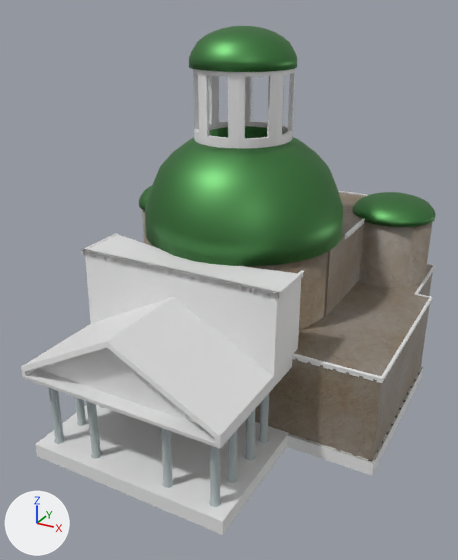
One commit to the Blender file FinalLevel/Assets/TempleFinal/RuinsTempleTextured.blend: the scene before it, then after it.
Both versions are drawn from a camera (50 mm lens) standing at (46.5, -92.5, 56.1) and looking at (-1.1, -6.1, 12.9). The lights are fixed; the arrows at lower left show +X, +Y and +Z.

The first picture shows 'Column.001', 'Column.002', 'Column.007', 'Floors One and Two.002', 'FrontStep', 'Ground-Base', 'LargeDome', 'Pediment', 'SmallDomeRight', 'TopSmallDome', 'TopWindowedSection', 'Trim', 'Trim.001', 'Trim.002'.
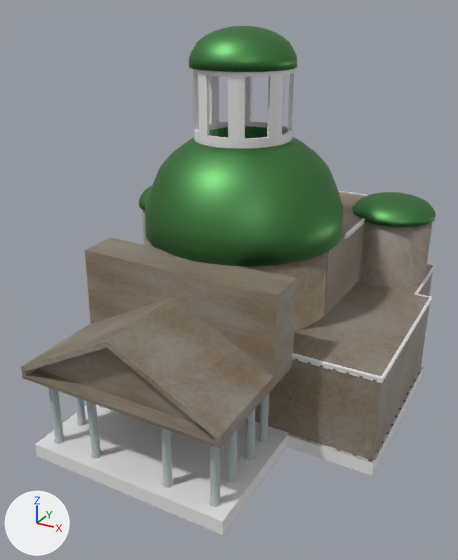
Edits to the bpy script that builds the scene:
```text
Change me_cube_006:
    used by ob_pediment; location = (-5.8, -25.3, 5.6); scale = (20.2, 11.1, 1.0)
    before: 18 (-0.7, 1.2, 14.1) at pixel (117, 234), 19 (-0.7, 1.2, -1.0), 22 (1.0, 1.2, 13.8) at pixel (301, 274), 23 (1.0, 1.2, -1.0)
    remove me_cube_006.from_pydata(...)  # 36 vertices, 34 faces; spans x -0.7..1.0, y -1.0..1.2, z -1.0..14.1
    add me_cube_006.from_pydata(...)  # 36 vertices, 34 faces; spans x -0.7..1.0, y -1.0..1.1, z -1.0..14.1
    me_cube_006 part 1
    add for i in [18, 19, 22, 23]: me_cube_006.vertices[i].co += Vector((0.0, -0.2, 0.0))
    me_cube_006.vertices[20].co: (0.2, 0.9, -1.0) -> (0.2, 1.0, -1.0)
    me_cube_006.vertices[21].co: (0.2, 0.9, 13.8) -> (0.2, 1.0, 13.8)
    me_cube_006 part 2: texture (UV) coordinates of 34 of 34 faces, centred in x -0.7..1.0, y -1.0..1.1, z -1.0..14.0, changed; they spanned u 0.12..0.88, v 0.0..1.0 and now span u -3.67..4.43, v -0.78..1.78
    add me_cube_006.materials.append(mat_creammarble)  # picture img_creammarble_albedo_png
Remove ob_trim:
    ob_trim = bpy.data.objects.new('Trim', me_cube_013)
    ob_trim.location = (-19.7, -12.8, 19.2)
    ob_trim.scale = (0.167, 1.09, 0.525)
    _m = ob_trim.modifiers.new('Array', 'ARRAY')
    _m.count = 4
    _m.relative_offset_displace = (0.0, -1.0, 0.0)
Remove ob_trim_001:
    ob_trim_001 = bpy.data.objects.new('Trim.001', me_cube_015)
    ob_trim_001.location = (-18.9, -20.4, 19.2)
    ob_trim_001.rotation_euler = (0.0, 0.0, 1.571)  # degrees (0, 0, 90)
    ob_trim_001.scale = (0.167, 1.02, 0.525)
    _m = ob_trim_001.modifiers.new('Array', 'ARRAY')
    _m.count = 17
    _m.relative_offset_displace = (0.0, -1.0, 0.0)
Remove ob_trim_002:
    ob_trim_002 = bpy.data.objects.new('Trim.002', me_cube_017)
    ob_trim_002.location = (14.4, -19.3, 19.2)
    ob_trim_002.rotation_euler = (0.0, 0.0, 3.142)  # degrees (0, 0, 180)
    ob_trim_002.scale = (0.167, 1.09, 0.525)
    _m = ob_trim_002.modifiers.new('Array', 'ARRAY')
    _m.count = 4
    _m.relative_offset_displace = (0.0, -1.0, 0.0)
```

What differs and where, as boxes [x1, y1, x2, y2] in the pictures (458 x 560 px; the box of a moved part takes in the faces that stretch with it):
'Pediment', recoloured, surface changed
    both: [21, 235, 301, 449]
'Trim.001', deleted
    before: [81, 249, 280, 299]
'Trim.002', deleted
    before: [277, 270, 304, 296]
'Trim', deleted
    before: [84, 233, 118, 249]
part 1 of me_cube_006, moved or reshaped
    before: [87, 235, 301, 365]
    after: [86, 238, 297, 365]
part 2 of me_cube_006, surface changed
    before: [21, 254, 292, 449]
    after: [21, 250, 292, 449]
